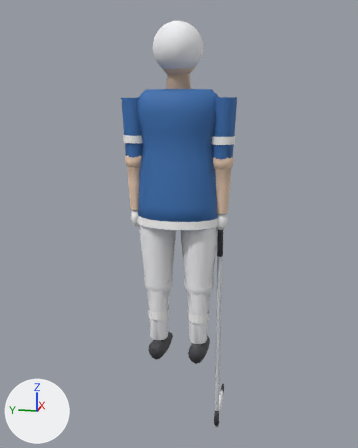
An edit to the glTF model assets/models3d/hockey_hd.glb, drawn before and after from the same camera.
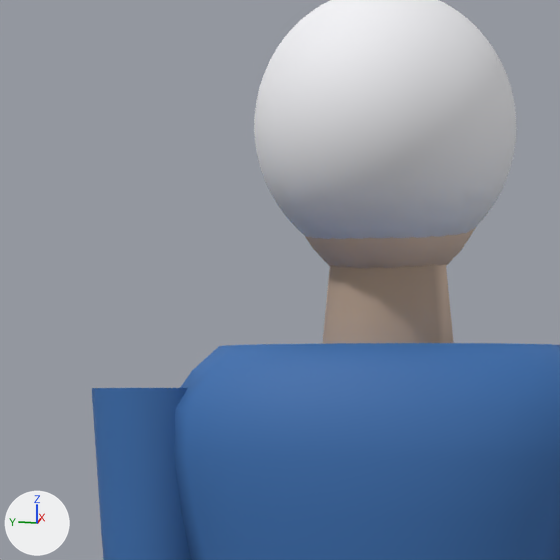
Each version is shown whole from a 50 mm camera at (-2.568, -0.517, 1.438) aimed at (0.098, 0.016, 0.771), then close up on the part from 29% to 59% of the width and 5% to 29% of the height. Lighting does not change. The marker at lower left points along +X, +Y and +Z. The first two pictures are the older version.

Script lines for the objects in view, before the commit:
```python
me_asu_athlete = bpy.data.meshes.new('asu_athlete')
me_asu_athlete.from_pydata(...)  # 3280 vertices, 5956 faces; spans x -0.16..0.32, y -0.3..0.3, z -0.43..1.82
me_asu_athlete.materials.append(mat_asu_jersey)
me_asu_athlete.materials.append(mat_asu_pants)
me_asu_athlete.materials.append(mat_asu_boots)
me_asu_athlete.materials.append(mat_asu_metal)
me_asu_athlete.materials.append(mat_asu_accent)
me_asu_athlete.materials.append(mat_asu_skin)
me_asu_athlete.materials.append(mat_asu_trim)
me_asu_athlete.materials.append(mat_asu_dark)
me_asu_athlete.materials.append(mat_asu_helmet)
ob_asu_athlete = bpy.data.objects.new('asu_athlete', me_asu_athlete)
ob_asu_athlete.location = (0.0, 0.0, 0.0)
```
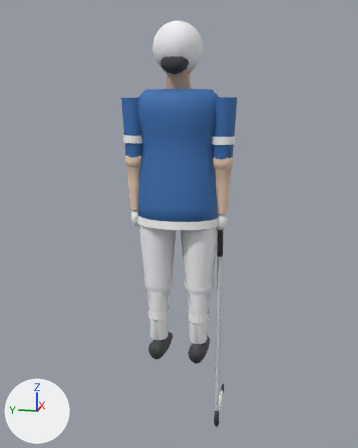
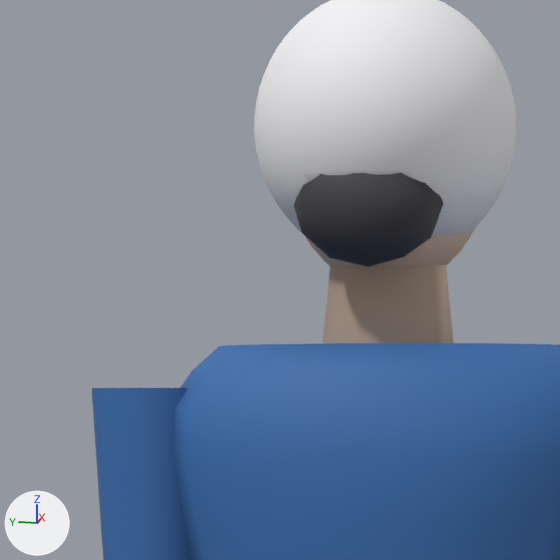
Edits to the bpy script that builds the scene:
```text
Change me_asu_athlete:
    used by ob_asu_athlete; location = (0.0, 0.0, 0.0)
    remove me_asu_athlete.from_pydata(...)  # 3280 vertices, 5956 faces; spans x -0.16..0.32, y -0.3..0.3, z -0.43..1.82
    add me_asu_athlete.from_pydata(...)  # 3322 vertices, 6036 faces; spans x -0.16..0.32, y -0.3..0.3, z -0.43..1.82
    me_asu_athlete part 1
    6 faces are deleted
    37 vertices are added at x -0.14..-0.05, y -0.07..0.07, z 1.57..1.68
    5 new vertices lie (0.0, 0.04, 0.0) away from vertices in x -0.14..-0.05, y -0.02..0.0, z 1.58..1.67
    80 new faces join them, mat_asu_dark
    6 new faces join them, mat_asu_helmet
    me_asu_athlete part 2: 263 kept faces spanning x -0.13..0.11, y -0.08..0.14, z 1.48..1.69 get new vertex colours
```

Pixel boxes (x1, y1, x2, y2) of what changed, in the close-ups (560 x 560 px):
part 1 of me_asu_athlete, built on
    before: (341, 156, 376, 183)
    after: (294, 156, 443, 267)
part 2 of me_asu_athlete, edited (looks the same)
    both: (248, 170, 453, 370)
